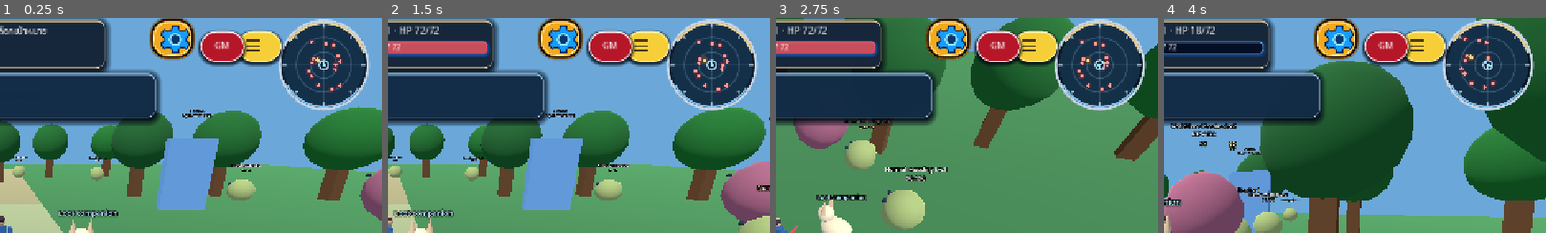
Above: before the commit, frames 1-4 (left to right).
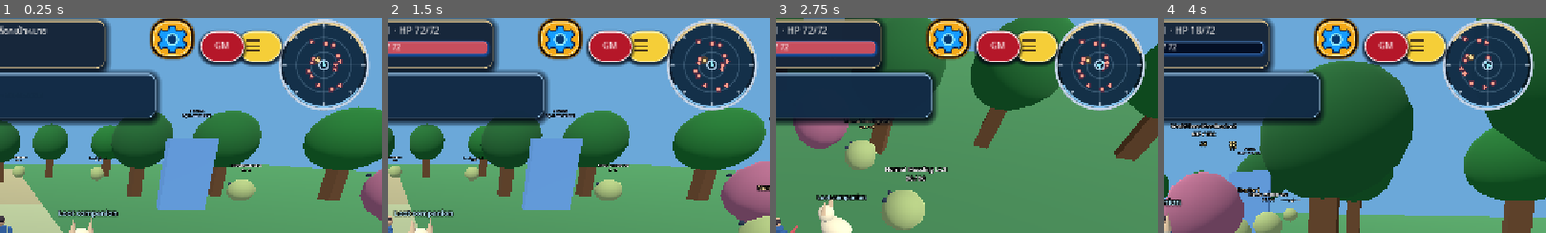
Above: after the commit, the same moments.

Repository: redfullmoon209-debug/NexTgenLeo
Game: Godot game, scene res://scenes/main.tscn
The game is run twice, just before and just after one commit, with the same random seed, the same clock (stepped at 60 frames per second) and the same inputs.
Inputs (mouse positions are % of the whole screen's width and height, from its top left):
- Up to frame 1 (0.25 s): no input
- Up to frame 2 (1.5 s): click "กระโดด" at 0.5 s; tap Enter at 1.25 s; move the mouse to (72, 45) at 1.27 s; hold D from 1.28 s (still down); tap Tab at 1.35 s; click (72, 45) at 1.42 s
- Up to frame 3 (2.75 s): tap Space at 1.52 s; release D at 2 s; drag from (30, 55) to (45, 70) at 2.02 s
- Up to frame 4 (4 s): move the mouse to (60, 28) at 2.77 s; hold D 2.78-3.5 s; tap 1 at 2.85 s; drag from (45, 70) to (20, 35) at 3.52 s
The pictures show only the part of the screen within x 50-100%, y 2-52%; the shares and areas given below are measured in that part.

The runs differ from the first frame. In frame 1, 0.6% of the frame differs, in the area x 41-50%, y 3-17%; in frame 2, 0.6%; in frame 3, 0.6%; in frame 4, 0.6%.

Commit message:
Center collapsed Settings gear inside yellow frame; preserve expanded menu

Diff:
--- a/scripts/settings_rich_menu.gd
+++ b/scripts/settings_rich_menu.gd
@@ -7,6 +7,7 @@
 var toggle: Button
 var header_title: Label
 var header_arrow: TextureRect
+var header_content: HBoxContainer
 var list: VBoxContainer
 
 func _ready() -> void:
@@ -29,7 +30,7 @@
 	# Handle the header hitbox directly; Godot Web can lose Button.pressed beneath canvas overlays.
 	root.add_child(toggle)
 	_decorate_button(toggle)
-	var header_content := HBoxContainer.new()
+	header_content = HBoxContainer.new()
 	header_content.set_anchors_and_offsets_preset(Control.PRESET_FULL_RECT)
 	header_content.offset_left = 17
 	header_content.offset_right = -17
@@ -228,6 +229,11 @@
 	var collapsed_top := 12.0 if is_wide else 180.0
 	var open_right := -180.0 if is_wide else -10.0
 	var menu_top := 12.0 if is_wide else 10.0
+	# Center the gear inside its existing gold capsule when collapsed.
+	# Keep the expanded header exactly as approved: left-aligned gear + Thai title + chevron.
+	header_content.offset_left = 17.0 if panel.visible else 0.0
+	header_content.offset_right = -17.0 if panel.visible else 0.0
+	header_content.alignment = BoxContainer.ALIGNMENT_BEGIN if panel.visible else BoxContainer.ALIGNMENT_CENTER
 	if panel.visible:
 		toggle.offset_left = open_right - menu_width
 		toggle.offset_right = open_right
